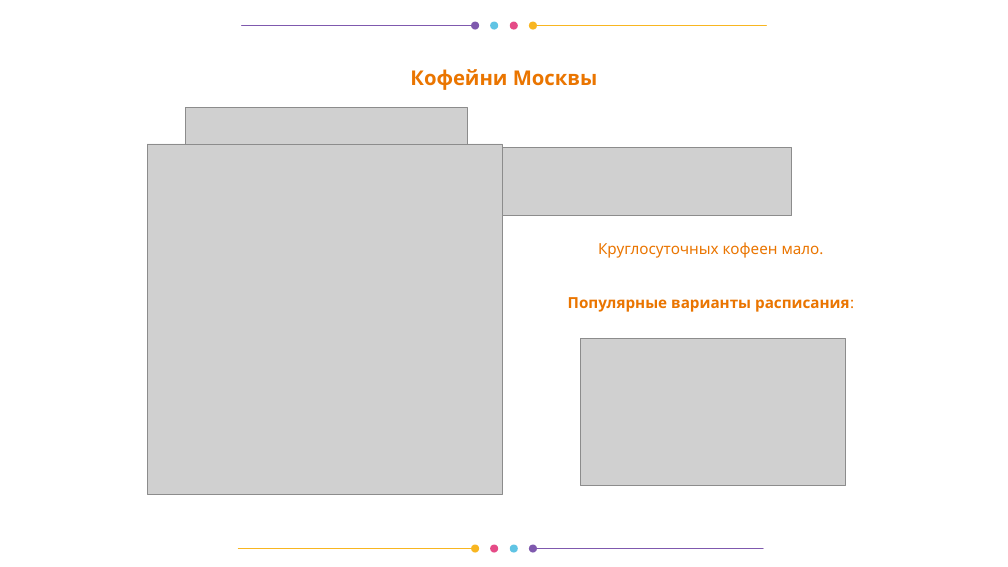
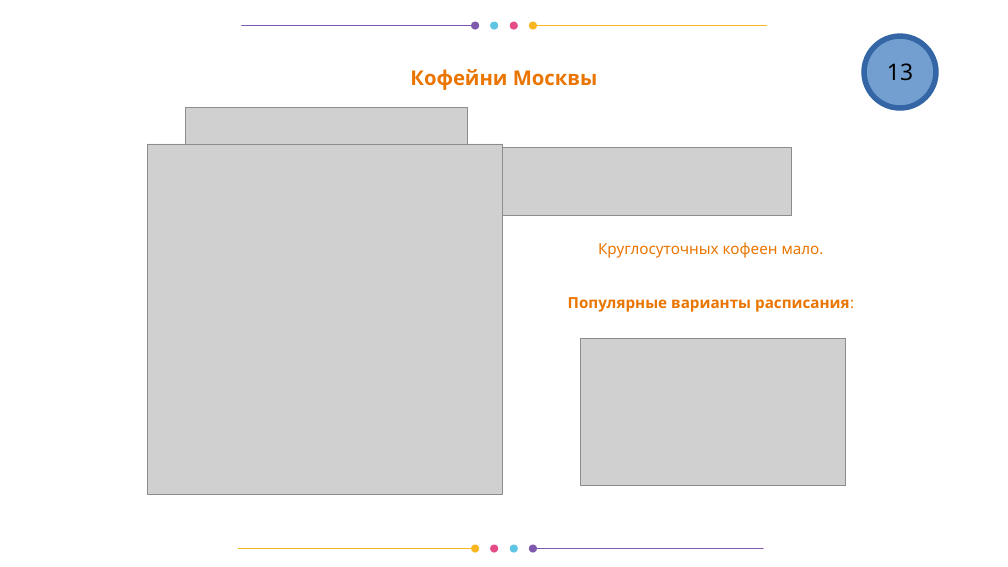
Before and after one commit to okeangel/da_portfolio, a slide deck: slide 13 of practicum/week_21_presentation_catering_in_moscow.odp (slide 12 before the commit). Drawn at 1008x567 pixels with LibreOffice and Linux fonts; fonts in the diff are those of the drawing; grey boxes stand for pictures. Boxes give left, top, right and bottom in pixels: in the first picture for what was removed or moved away, otherwise in the second. Text is boxed around its words. In the diff, an @@ line names an element or a change of style, - is before the commit and + after.

```diff
--- a/practicum/week_21_presentation_catering_in_moscow.odp
+++ b/practicum/week_21_presentation_catering_in_moscow.odp
@@ ellipse added at (x1=864, y1=36, x2=937, y2=108), fill #729FCF, outline #3465A4 4.31 pt @@
@@ page number added at (x1=887, y1=63, x2=913, y2=81), 18 pt, text #000000 @@
+13
```
Also in this commit, not shown: 11 other slides changed, 2 slides added, 1 slide removed, 2 other files.
